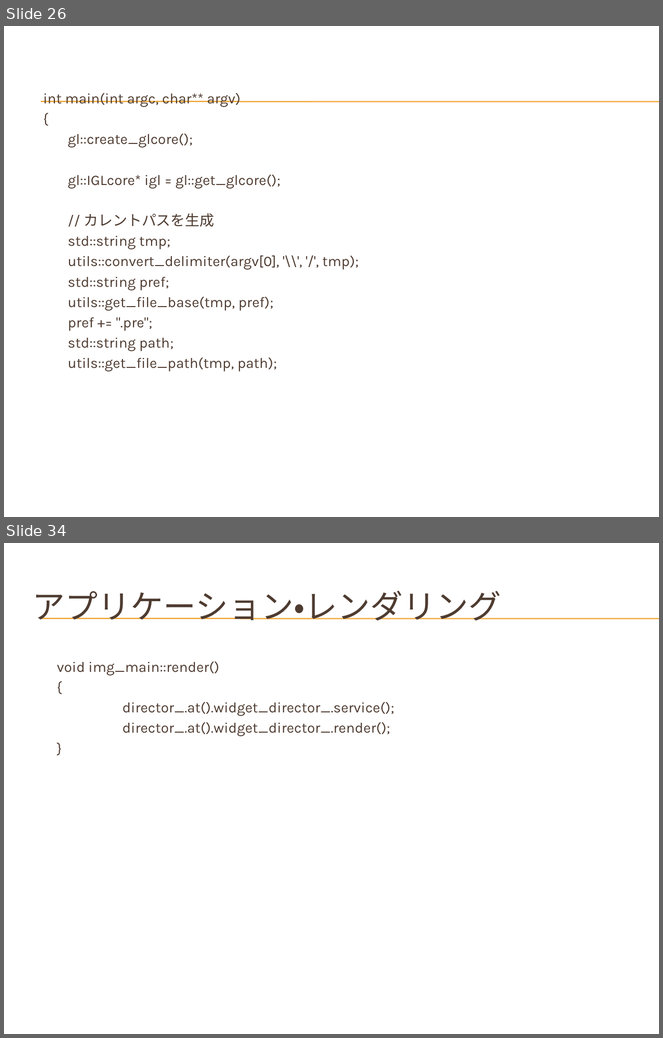
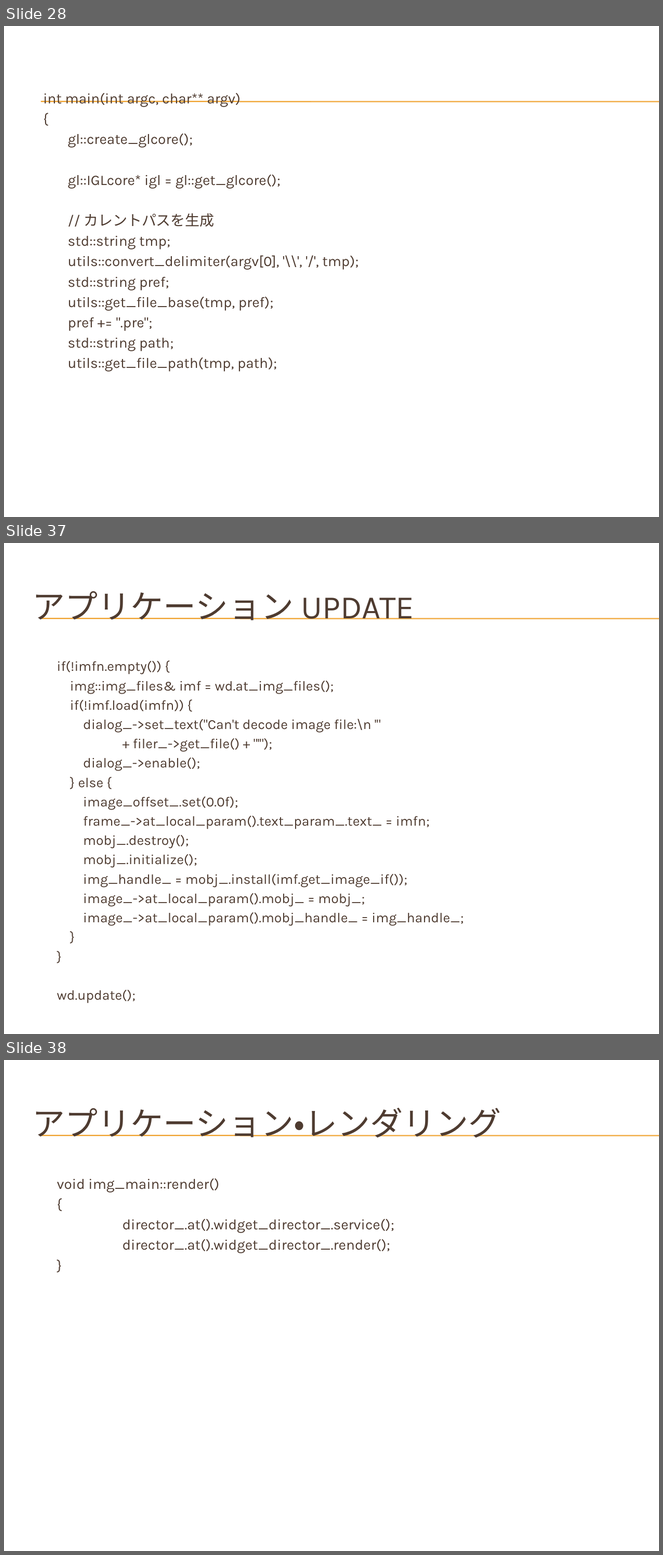
Before and after one commit to hirakuni45/glfw3_app, a slide deck: glfw3_app/docs/GLFW3_OpenGL_GUI.pptx. Shown one above the other, each under a label of ours: slides 26 and 34 before the commit, slides 28, 37 and 38 after it; the slides between them are not shown. The pictures are 663x1038 and 663x1555 pixels, drawn with LibreOffice and Linux fonts; fonts in the diff are those of the drawing; background and template pictures are left out. Boxes give left, top, right and bottom in pixels: in the first picture for what was removed or moved away, otherwise in the second. Text is boxed around its words. In the diff, an @@ line names an element or a change of style, - is before the commit and + after.

```diff
--- a/glfw3_app/docs/GLFW3_OpenGL_GUI.pptx
+++ b/glfw3_app/docs/GLFW3_OpenGL_GUI.pptx
@@ slide 37 added at [4,543,659,1034], background picture (left out); not listed: 2 template elements that a slide beside it also shows @@
@@ title added at [32,591,414,620], 36 pt, text #4E3B30 @@
+アプリケーション UPDATE
@@ text added at [57,661,464,926], 15.2 pt, text #4E3B30 @@
+if(!imfn.empty()) {
+img::img_files& imf = wd.at_img_files();
+if(!imf.load(imfn)) {
+dialog_->set_text("Can't decode image file:\n '"
++ filer_->get_file() + "'");
+dialog_->enable();
+} else {
+image_offset_.set(0.0f);
+frame_->at_local_param().text_param_.text_ = imfn;
+mobj_.destroy();
+mobj_.initialize();
+img_handle_ = mobj_.install(imf.get_image_if());
+image_->at_local_param().mobj_ = mobj_;
+image_->at_local_param().mobj_handle_ = img_handle_;
+}
+}
+wd.update();
@@ what was slide 26 is now slide 28 @@
@@ what was slide 34 is now slide 38 @@
```
Also in this commit, not shown: 9 slides changed, 4 other slides added, 1 slide removed, 1 other file.
